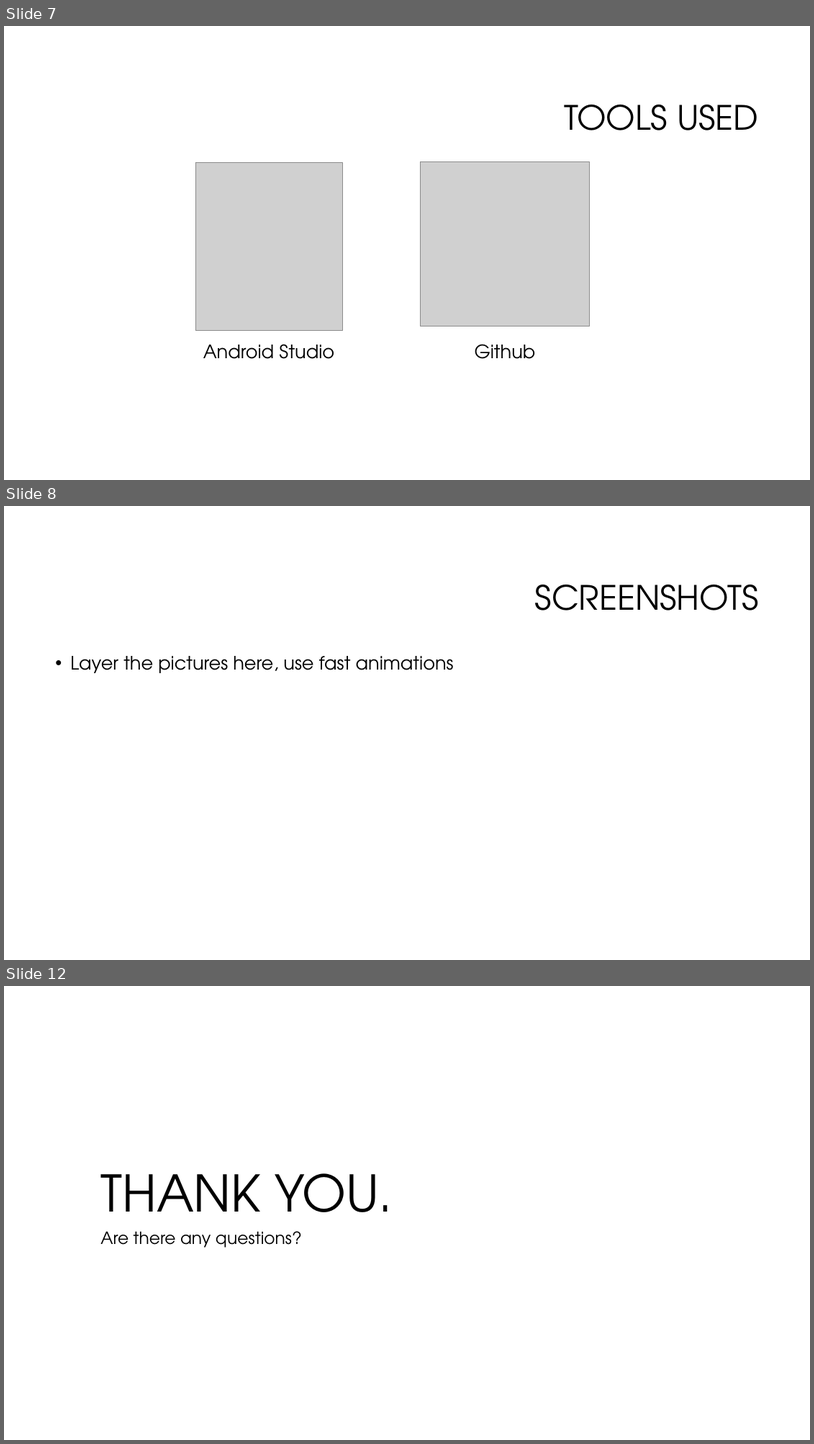
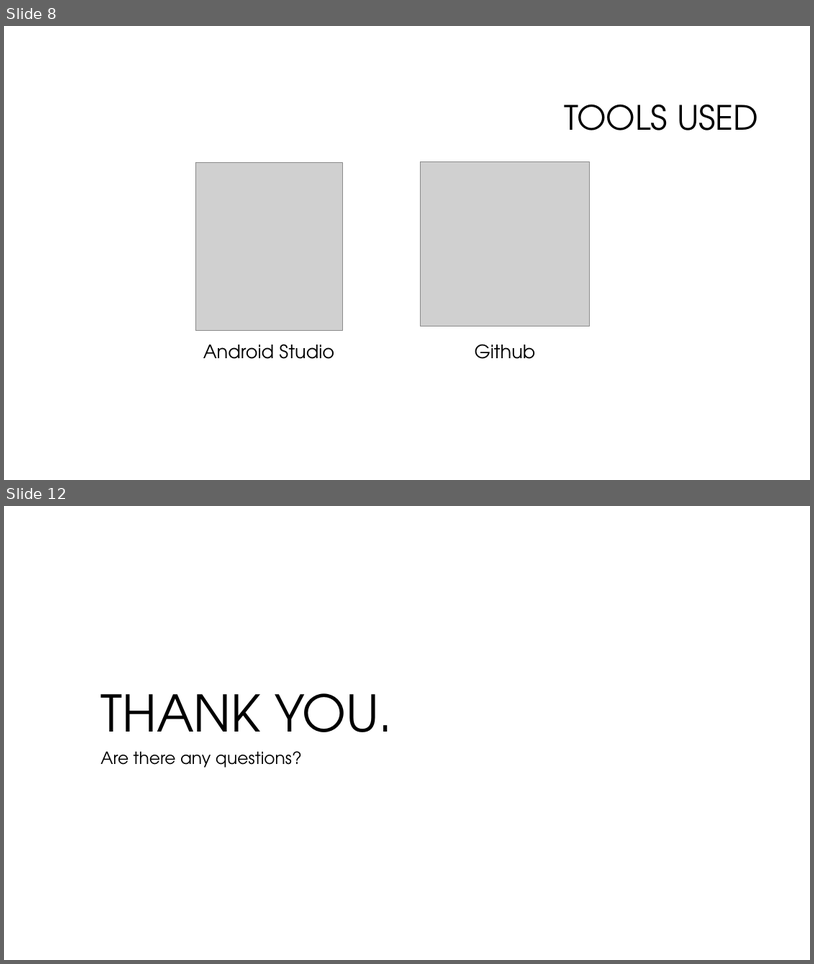
Before and after one commit to MHSCSClub/FBLA_MobileApp_2015, a slide deck: FBLAAPPPPT.pptx. Shown one above the other, each under a label of ours: slides 7, 8 and 12 before the commit, slides 8 and 12 after it; the slides between them are not shown. The pictures are 814x1444 and 814x964 pixels, drawn with LibreOffice and Linux fonts; fonts in the diff are those of the drawing; grey boxes stand for pictures; background and template pictures are left out. Boxes give left, top, right and bottom in pixels: in the first picture for what was removed or moved away, otherwise in the second. Text is boxed around its words. In the diff, an @@ line names an element or a change of style, - is before the commit and + after.

Commit message:
Screenshots and PPT work

```diff
--- a/FBLAAPPPPT.pptx
+++ b/FBLAAPPPPT.pptx
@@ slide 8 removed at (4, 506, 810, 960), background #FFFFFF @@
@@ title removed at (535, 584, 759, 610) @@
-SCREENSHOTS
@@ text removed at (70, 656, 454, 673) @@
-• Layer the pictures here, use fast animations
@@ what was slide 7 is now slide 8 @@
```
Also in this commit, not shown: 3 slides changed, 2 slides added, 1 other slide removed, 52 other files.
